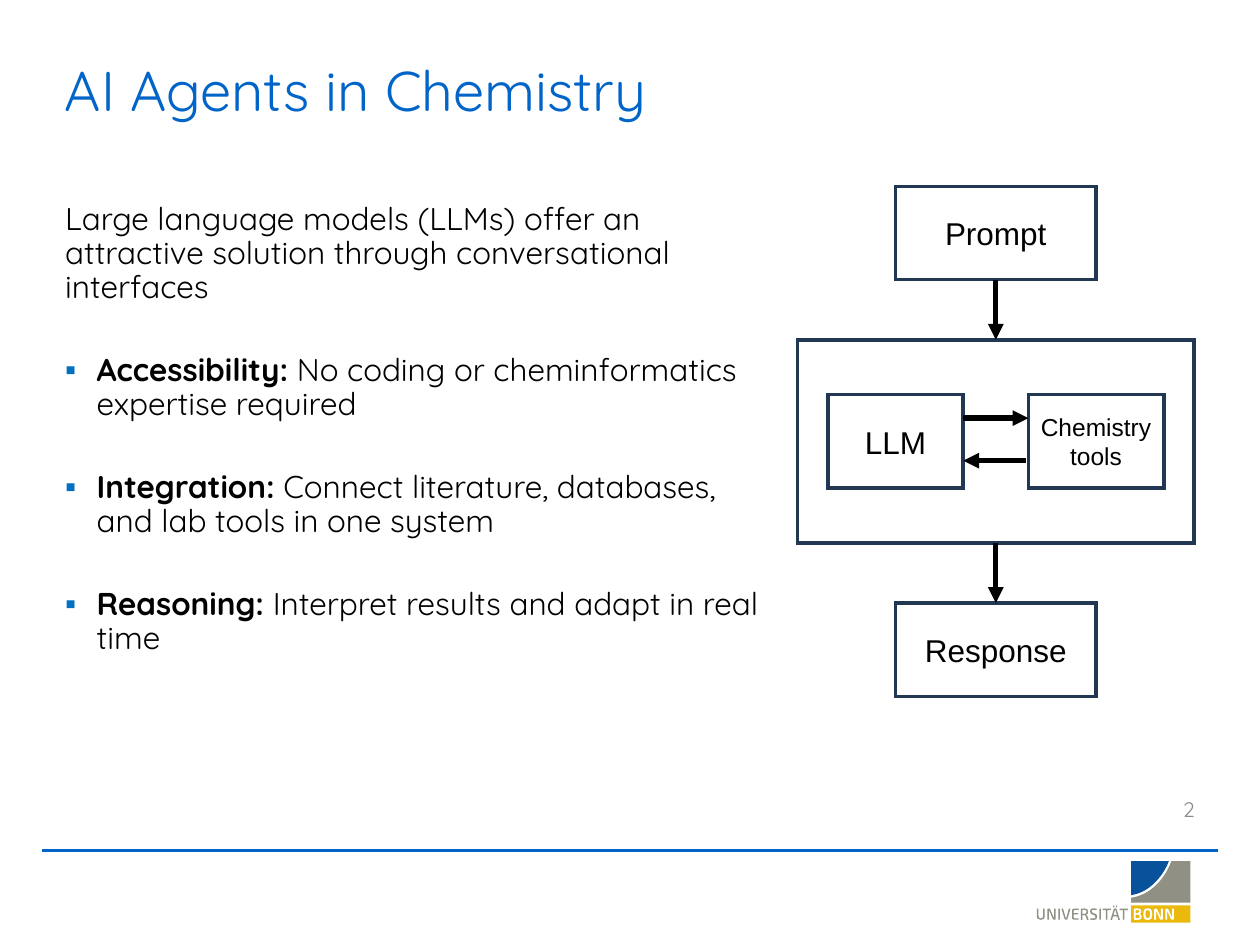
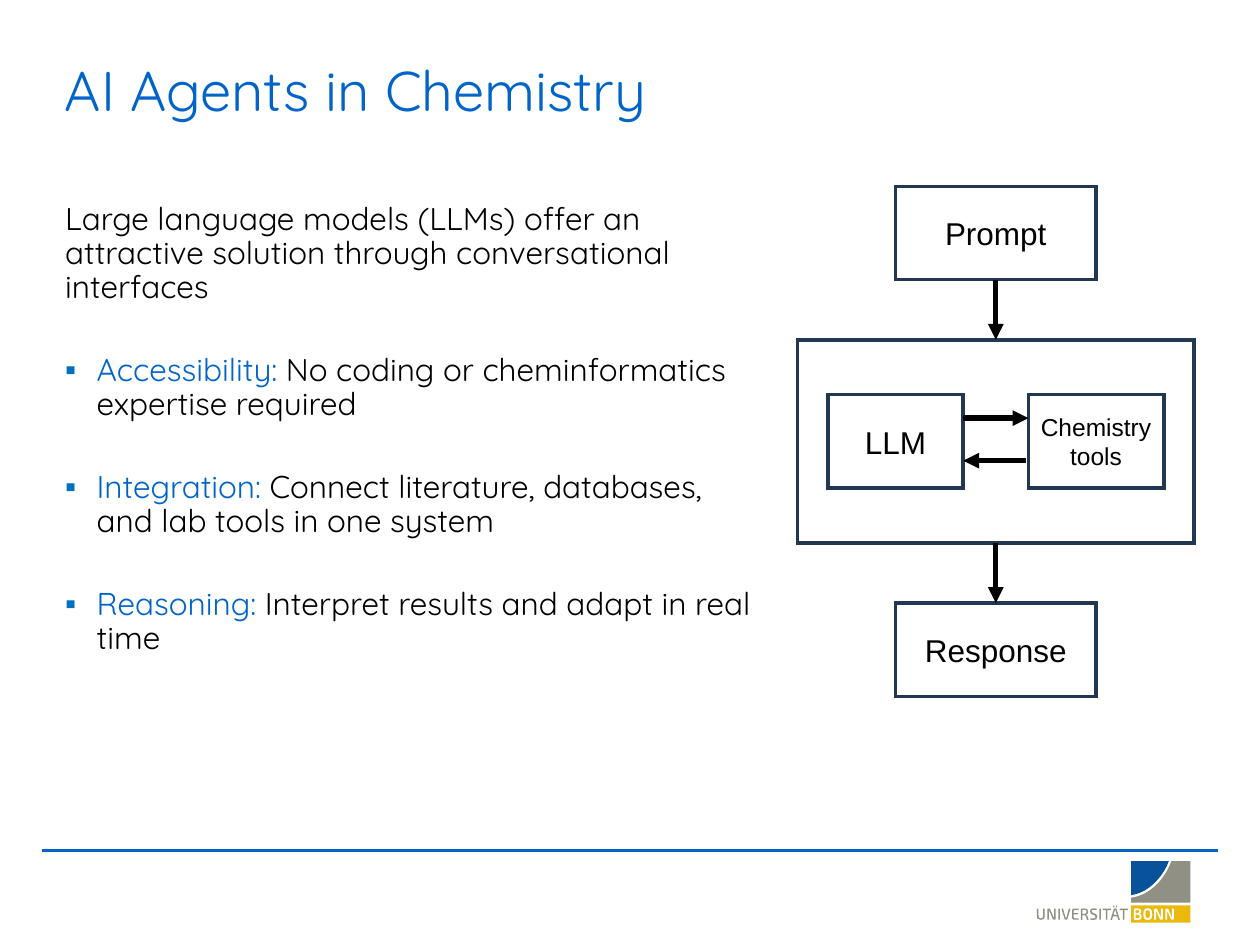
Before and after one commit to LSI-Uni-Bonn/ChemicHAL, a slide deck: slide 2 of slides/AI_Agent_Explainability.pptx. Drawn at 1260x945 pixels with LibreOffice and Linux fonts; fonts in the diff are those of the drawing; background and template pictures are left out. Boxes give left, top, right and bottom in pixels: in the first picture for what was removed or moved away, otherwise in the second. Text is boxed around its words. In the diff, an @@ line names an element or a change of style, - is before the commit and + after.

```diff
--- a/slides/AI_Agent_Explainability.pptx
+++ b/slides/AI_Agent_Explainability.pptx
@@ text at bbox=[97, 357, 750, 650]: text colour #000000 to #0064C8, bold off in "Accessibility:", "Integration:", "Reasoning:" @@
@@ page number removed at bbox=[1183, 802, 1195, 817] @@
-2
```
Also in this commit, not shown: 23 other slides changed.
